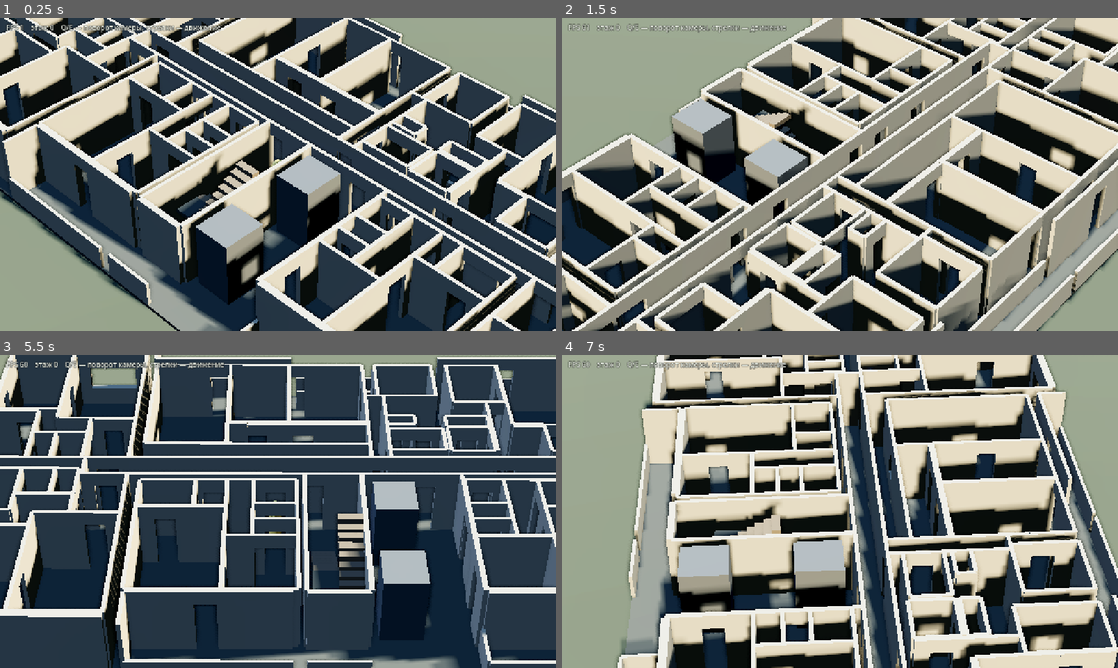
Above: before the commit, frames 1-4 (two rows, left to right).
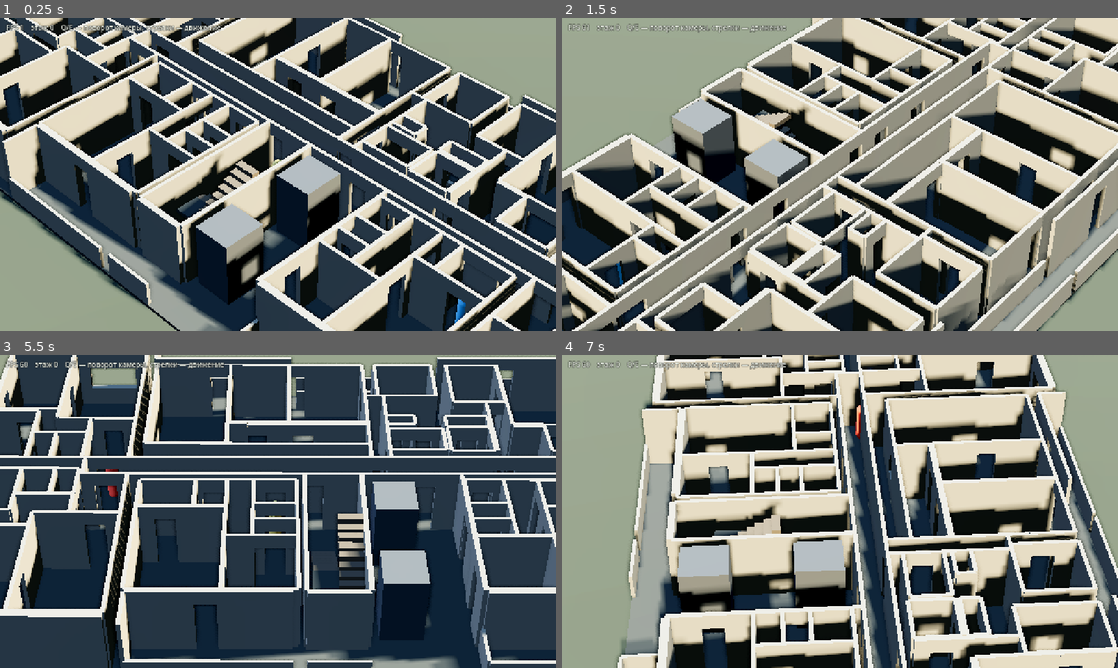
Above: after the commit, the same moments.

Repository: SashkoSoft/Godot_skilled
Game: Godot game, scene res://main.tscn
Same seed, same stepped clock (60 frames per second), same inputs: the game is played once before the commit and once after it.
Inputs:
- Up to frame 1 (0.25 s): no input
- Up to frame 2 (1.5 s): hold Right (ui_right) 0.53-1.28 s; hold Q 0.53-1.28 s; hold Down (ui_down) from 1.28 s (still down); tap E at 1.35 s
- Up to frame 3 (5.5 s): release Down (ui_down) at 2.03 s; hold Right (ui_right) 2.03-2.78 s; hold Q 2.03-2.78 s; hold Up (ui_up) 2.78-3.53 s; tap E at 2.85, 4.35 s; hold Q 3.53-4.28 s; hold Left (ui_left) 3.53-5.03 s; hold Down (ui_down) from 5.03 s (still down); hold Q from 5.03 s (still down)
- Up to frame 4 (7 s): release Down (ui_down) at 5.78 s; release Q at 5.78 s; hold Right (ui_right) 5.78-6.53 s; tap E at 5.85 s; hold Up (ui_up) from 6.53 s (still down); hold Q from 6.53 s (still down)

The runs differ from the first frame. In frame 1, less than 0.1% of the frame differs, in the area x 81-84%, y 89-98%; in frame 2, less than 0.1%; in frame 3, less than 0.1%; in frame 4, less than 0.1%.

Commit message:
Жители: навигационная сетка печётся в коде, боты ходят по дому
game/navigation.gd — NavigationMesh по статическим коллизиям здания;
марш попадает в сетку как пандус, потому что задан наклонной плитой.
game/bot.gd — житель на NavigationAgent3D, обходит помещения по кругу,
меняет этажи по лестнице, при заклинивании качается вбок и перестраивает
путь. Флаги --bots=N (по умолчанию 4) и --bot-log.

Что чинилось по дороге: цели в тесных санузлах лежат вне сетки и агент до
них не доходит никогда; близкая цель засчитывается в тот же кадр и бот
«доходит» тысячи раз в секунду не двигаясь; детектор застревания считал
смещение за кадр и потому срабатывал на всех. Сейчас на 12000 кадров
42 достигнутые цели и 1 застревание.

Diff:
--- /dev/null
+++ b/game/bot.gd
@@ -0,0 +1,164 @@
+class_name Bot
+extends CharacterBody3D
+## Житель дома: ходит по навигационной сетке от помещения к помещению.
+##
+## Цели берутся из той же таблицы ROOMS, что строит дом, поэтому бот обходит
+## именно комнаты, а не случайные точки пола. Если путь не строится или бот
+## застрял — берёт следующую цель, а не буксует на месте.
+
+const SPEED := 1.3
+const TURN := 9.0
+const GRAVITY := 22.0
+const STUCK_TIME := 1.5         ## столько стоим на месте, прежде чем что-то делать
+const NUDGES := 3               ## сколько раз качнуться вбок, прежде чем сдаться
+
+var agent: NavigationAgent3D
+var watcher: Player          ## чей этаж показываем: жителей с других этажей не рисуем
+var floor_index: int = 0
+
+var _targets: Array[Vector3] = []
+var _stuck := 0.0
+var _last_pos := Vector3.ZERO
+var _check := 0.0
+var _retried := 0
+var _since_target := 0.0
+var _reached := 0
+var _failed := 0
+var _log := false
+var _name := "бот"
+
+
+func setup(spawn: Vector3, targets: Array[Vector3], colour: Color, log_moves: bool,
+		label: String) -> void:
+	position = spawn
+	_targets = targets
+	_log = log_moves
+	_name = label
+
+	# Коллизия бота уже, чем коридор, который ему строит навигация: иначе он
+	# трётся плечом о косяк и встаёт намертво там, где путь формально есть.
+	var cap := CapsuleShape3D.new()
+	cap.height = Player.HEIGHT
+	cap.radius = 0.20
+	var shape := CollisionShape3D.new()
+	shape.shape = cap
+	shape.position.y = Player.HEIGHT * 0.5
+	add_child(shape)
+
+	var mesh := CapsuleMesh.new()
+	mesh.height = Player.HEIGHT
+	mesh.radius = Player.RADIUS
+	var mat := StandardMaterial3D.new()
+	mat.albedo_color = colour
+	mat.emission_enabled = true
+	mat.emission = colour
+	mat.emission_energy_multiplier = 0.35
+	var mi := MeshInstance3D.new()
+	mi.mesh = mesh
+	mi.material_override = mat
+	mi.position.y = Player.HEIGHT * 0.5
+	add_child(mi)
+
+	agent = NavigationAgent3D.new()
+	agent.radius = Navigation.AGENT_RADIUS
+	agent.height = Player.HEIGHT
+	agent.path_desired_distance = 0.5
+	agent.target_desired_distance = 0.6
+	agent.path_max_distance = 3.0
+	agent.avoidance_enabled = false
+	add_child(agent)
+
+
+func start() -> void:
+	_next_target()
+
+
+func _next_target() -> void:
+	if _targets.is_empty():
+		return
+	# Берём цель подальше: если она рядом, агент отчитается о приходе в тот же
+	# кадр, и бот будет «доходить» до целей сотнями раз в секунду, не двигаясь.
+	var t: Vector3 = _targets.pop_front()
+	_targets.append(t)                 # цели идут по кругу
+	for _try in mini(_targets.size(), 12):
+		if t.distance_to(global_position) > 3.0:
+			break
+		t = _targets.pop_front()
+		_targets.append(t)
+	agent.target_position = t
+	_stuck = 0.0
+	_retried = 0
+	_since_target = 0.0
+
+
+func _physics_process(delta: float) -> void:
+	if agent == null or _targets.is_empty():
+		return
+	if not is_on_floor():
+		velocity.y -= GRAVITY * delta
+	else:
+		velocity.y = 0.0
+
+	_since_target += delta
+	if _since_target > 0.3 and agent.is_navigation_finished():
+		_reached += 1
+		if _log:
+			print("[бот] %s дошёл до цели %d, этаж %d, позиция (%.1f, %.1f, %.1f)"
+					% [_name, _reached, floor_index, position.x, position.y, position.z])
+		_next_target()
+		return
+
+	var next := agent.get_next_path_position()
+	var dir := next - global_position
+	dir.y = 0.0
+	if dir.length() > 0.05:
+		dir = dir.normalized()
+		velocity.x = dir.x * SPEED
+		velocity.z = dir.z * SPEED
+		var want := atan2(dir.x, dir.z)
+		rotation.y = lerp_angle(rotation.y, want, TURN * delta)
+	else:
+		velocity.x = 0.0
+		velocity.z = 0.0
+
+	move_and_slide()
+	floor_index = int(floor((global_position.y + 0.4) / Tower.FLOOR_H))
+	if watcher != null:
+		visible = floor_index == watcher.floor_index
+
+	# Смещение считаем не за кадр (за кадр его всегда мало), а за полсекунды.
+	_check += delta
+	if _check >= 0.5:
+		if global_position.distance_to(_last_pos) < 0.15:
+			_stuck += _check
+			if _stuck > STUCK_TIME:
+				# Сначала пробуем перестроить путь и качнуться вбок: чаще всего
+				# бот просто трётся плечом о косяк и не может из него выйти.
+				if _retried < NUDGES:
+					# Чаще всего бот просто трётся плечом о косяк: качаем его
+					# вбок, поочерёдно в разные стороны, и перестраиваем путь.
+					_retried += 1
+					_stuck = 0.0
+					var dir2 := (agent.get_next_path_position() - global_position)
+					dir2.y = 0.0
+					if dir2.length() < 0.01:
+						dir2 = Vector3(0, 0, 1)
+					var side := Vector3(-dir2.z, 0.0, dir2.x).normalized()
+					if _retried % 2 == 0:
+						side = -side
+					global_position += side * 0.22 + dir2.normalized() * 0.10
+					agent.target_position = agent.target_position
+				else:
+					_failed += 1
+					if _log:
+						print("[бот] %s ЗАСТРЯЛ у (%.1f, %.1f, %.1f), беру следующую цель"
+								% [_name, position.x, position.y, position.z])
+					_next_target()
+		else:
+			_stuck = 0.0
+		_last_pos = global_position
+		_check = 0.0
+
+
+func stats() -> Array:
+	return [_reached, _failed]
--- a/game/main.gd
+++ b/game/main.gd
@@ -30,7 +30,9 @@
 var _fix_reach := false
 var _prune := false
 var _audit := false
-var _no_fade := false   ## для осмотра: не гасить стены прозрачностью
+var _no_fade := false
+var _bots := 4          ## сколько жителей ходит по дому
+var _bot_log := false   ## для осмотра: не гасить стены прозрачностью
 var _spawn := Vector2(-1.7, 1.4)   ## лестничная клетка
 var _walk_test := false
 var _walk_route := "stairs"
@@ -222,6 +224,8 @@
 				]
 		player.auto_target = _route[0]
 
+	_spawn_bots.call_deferred()
+
 	occ = Occlusion.new()
 	occ.name = "Occlusion"
 	occ.fade_enabled = not _no_fade
@@ -288,6 +292,10 @@
 		elif a == "--audit":
 			_check_reach = true
 			_audit = true
+		elif a.begins_with("--bots="):
+			_bots = int(a.split("=")[1])
+		elif a == "--bot-log":
+			_bot_log = true
 		elif a == "--no-fade":
 			_no_fade = true
 		elif a == "--plan":
@@ -588,3 +596,60 @@
 			bad_rooms += miss.size()
 	print("[квартиры] с проблемами %d, недостижимых помещений внутри квартир %d"
 			% [bad_flats, bad_rooms])
+
+
+## Навигационная сетка и жители. Печём сетку по уже построенным коллизиям,
+## цели берём из таблицы помещений — бот обходит комнаты, а не случайные точки.
+func _spawn_bots() -> void:
+	if _bots <= 0:
+		return
+	var nav := Navigation.new()
+	nav.name = "Navigation"
+	add_child(nav)
+	nav.bake_from(building)
+	# Регион попадает на карту навигации только на следующем шаге физики;
+	# до этого любой запрос к карте возвращает ноль.
+	await get_tree().physics_frame
+	await get_tree().physics_frame
+	print("[навигация] полигонов в сетке: %d" % nav.polygon_count())
+	if nav.polygon_count() == 0:
+		print("[навигация] сетка пустая — боты не запущены")
+		return
+
+	# Цель должна быть достижима: центр тесного санузла лежит вне навигационной
+	# сетки, агент до него не доходит никогда и стоит у порога как вкопанный.
+	# Отсеиваем по габариту — минимальная сторона должна быть шире агента.
+	var min_side := (Navigation.AGENT_RADIUS + 0.12) * 2.0
+	var rooms: Array[Vector3] = []
+	var dropped := 0
+	for f in _floors:
+		for r in Tower.ROOMS:
+			var kind := int(r[5])
+			if kind == Tower.SHF or kind == Tower.LOG:
+				continue
+			var w: float = float(r[2]) - float(r[0])
+			var d: float = float(r[3]) - float(r[1])
+			if minf(w, d) < min_side or w * d < 1.6:
+				dropped += 1
+				continue
+			rooms.append(Vector3((float(r[0]) + float(r[2])) * 0.5,
+					f * Tower.FLOOR_H + 0.15, (float(r[1]) + float(r[3])) * 0.5))
+	print("[навигация] целей: %d, отброшено тесных: %d" % [rooms.size(), dropped])
+	if rooms.is_empty():
+		return
+
+	var colours := [Color(0.85, 0.35, 0.30), Color(0.35, 0.65, 0.90),
+			Color(0.55, 0.80, 0.35), Color(0.85, 0.60, 0.25),
+			Color(0.75, 0.45, 0.85), Color(0.30, 0.80, 0.70)]
+	for i in _bots:
+		var route: Array[Vector3] = []
+		for k in 6:
+			route.append(rooms[(i * 37 + k * 61) % rooms.size()])
+		var b := Bot.new()
+		b.name = "Bot%d" % i
+		add_child(b)
+		b.watcher = player
+		b.setup(route[0] + Vector3(0, 0.1, 0), route, colours[i % colours.size()],
+				_bot_log, "№%d" % (i + 1))
+		b.start()
+	print("[навигация] запущено жителей: %d" % _bots)
--- /dev/null
+++ b/game/navigation.gd
@@ -0,0 +1,38 @@
+class_name Navigation
+extends NavigationRegion3D
+## Навигационная сетка, испечённая прямо из коллизий построенного дома.
+##
+## Редактор мы не открываем, поэтому печём в коде: собираем геометрию со
+## статических тел здания и отдаём её NavigationServer3D. Лестничные марши
+## заданы наклонной плитой, поэтому попадают в сетку как пандус, и бот
+## поднимается по ним сам.
+
+const CELL := 0.08              ## мельче дверного проёма, иначе двери «зарастают»
+const AGENT_RADIUS := 0.30      ## путь держится дальше от косяков, чем габарит бота
+const AGENT_HEIGHT := 1.8
+const MAX_CLIMB := 0.30         ## порог ступени
+const MAX_SLOPE := 50.0         ## марш идёт под 30°
+
+
+func bake_from(building: Node3D) -> void:
+	var nav := NavigationMesh.new()
+	nav.cell_size = CELL
+	nav.cell_height = CELL
+	nav.agent_radius = AGENT_RADIUS
+	nav.agent_height = AGENT_HEIGHT
+	nav.agent_max_climb = MAX_CLIMB
+	nav.agent_max_slope = MAX_SLOPE
+	nav.geometry_parsed_geometry_type = NavigationMesh.PARSED_GEOMETRY_STATIC_COLLIDERS
+	nav.geometry_source_geometry_mode = NavigationMesh.SOURCE_GEOMETRY_ROOT_NODE_CHILDREN
+
+	var src := NavigationMeshSourceGeometryData3D.new()
+	NavigationServer3D.parse_source_geometry_data(nav, src, building)
+	NavigationServer3D.bake_from_source_geometry_data(nav, src)
+	navigation_mesh = nav
+
+
+## Сколько всего полигонов получилось — по этому числу видно, испеклось ли.
+func polygon_count() -> int:
+	if navigation_mesh == null:
+		return 0
+	return navigation_mesh.get_polygon_count()
Not shown, added: game/bot.gd.uid
Not shown, added: game/navigation.gd.uid
Not shown, changed: .claude/skills/godot-walkability/SKILL.md
